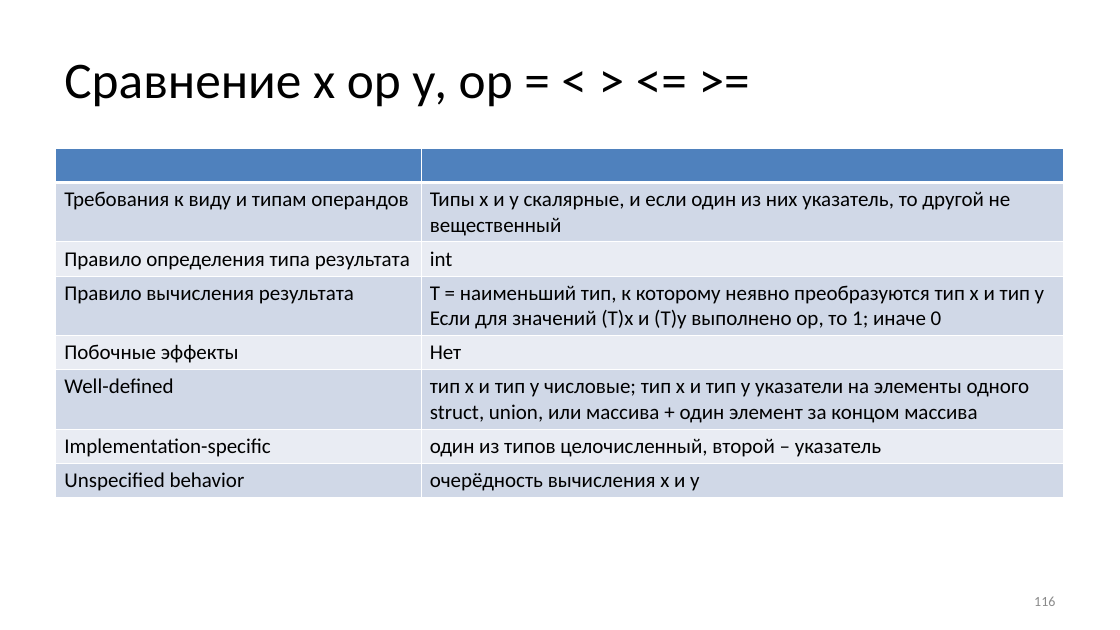
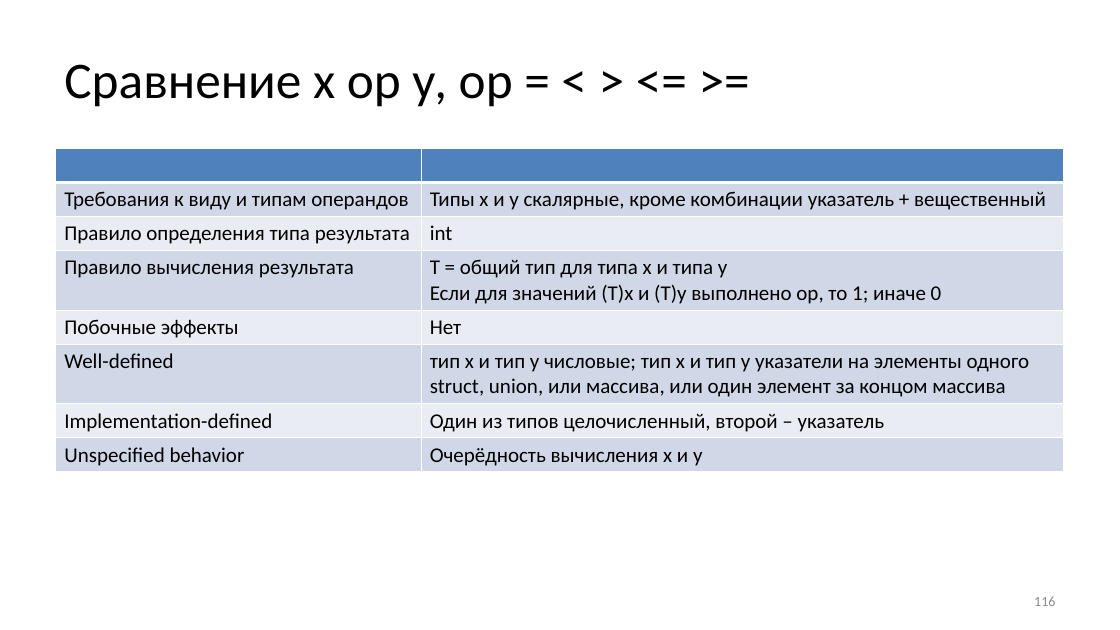
Before and after one commit to Evgueni-Petrov-aka-espetrov/Algorithms-and-Programming-in-C-pptx, a slide deck: slide 116 of 04 Выражения.pptx. Drawn at 1120x630 pixels with LibreOffice and Linux fonts; fonts in the diff are those of the drawing. Boxes give left, top, right and bottom in pixels: in the first picture for what was removed or moved away, otherwise in the second. Text is boxed around its words. In the diff, an @@ line names an element or a change of style, - is before the commit and + after.

```diff
--- a/04 Выражения.pptx
+++ b/04 Выражения.pptx
@@ table at <box>56,148,1065,470</box> @@
-row 2, column 2: Типы х и у скалярные, и если один из них указатель, то другой не вещественный
+row 2, column 2: Типы х и у скалярные, кроме комбинации указатель + вещественный
-row 4, column 2: Т = наименьший тип, к которому неявно преобразуются тип х и тип у / Если для значений (Т)х и (Т)у выполнено ор, то 1; иначе 0
+row 4, column 2: Т = общий тип для типа х и типа у / Если для значений (Т)х и (Т)у выполнено ор, то 1; иначе 0
-row 6, column 2: тип х и тип у числовые; тип х и тип у указатели на элементы одного struct, union, или массива + один элемент за концом массива
+row 6, column 2: тип х и тип у числовые; тип х и тип у указатели на элементы одного struct, union, или массива, или один элемент за концом массива
-row 7, column 1: Implementation-specific
+row 7, column 1: Implementation-defined
-row 7, column 2: один из типов целочисленный, второй – указатель
+row 7, column 2: Один из типов целочисленный, второй – указатель
-row 8, column 2: очерёдность вычисления х и у
+row 8, column 2: Очерёдность вычисления х и у
```
Also in this commit, not shown: 26 other slides changed.
